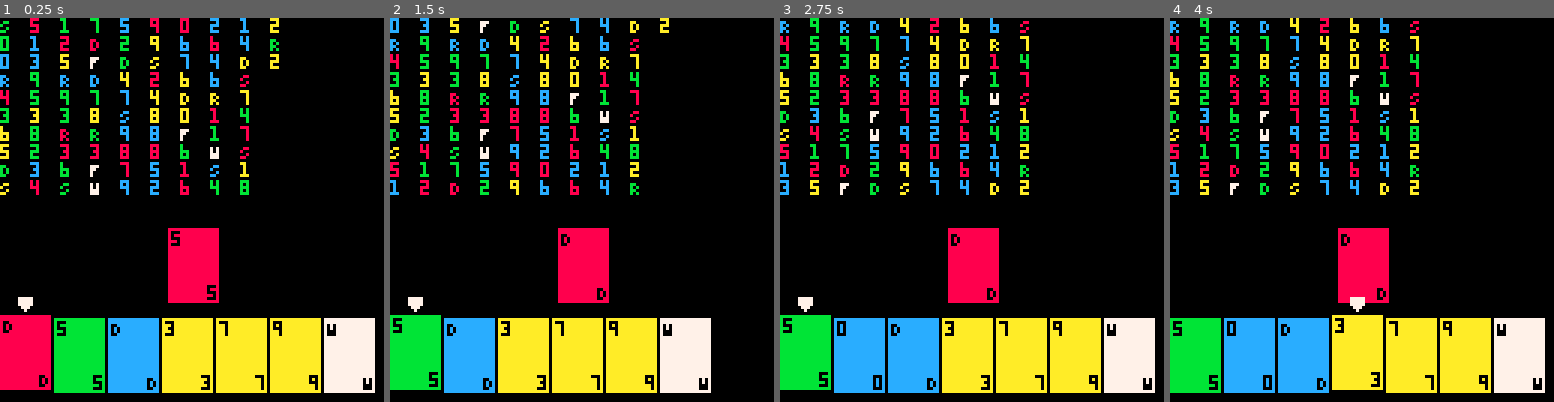
Above: before the commit, frames 1-4 (left to right).
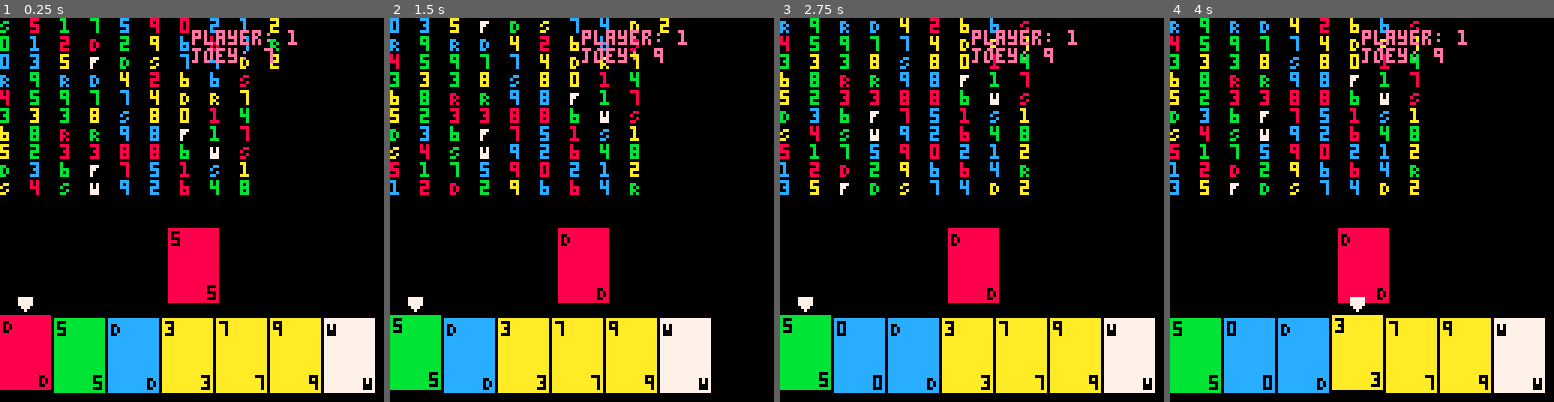
Above: after the commit, the same moments.

Repository: jakeharris/picuno
Game: PICO-8 cartridge carts/picuno.p8
Same seed, same stepped clock (60 frames per second), same inputs: the game is played once before the commit and once after it.
Inputs:
- Up to frame 1 (0.25 s): no input
- Up to frame 2 (1.5 s): tap O (Z key) at 0.33, 0.7, 1.43 s
- Up to frame 3 (2.75 s): hold Left 1.97-2.37 s; tap O (Z key) at 2.22 s; hold Down from 2.42 s (still down)
- Up to frame 4 (4 s): release Down at 2.82 s; hold Right 2.87-3.53 s; tap O (Z key) at 3.1, 3.98 s; hold Up from 3.58 s (still down)

The runs differ from the first frame. In frame 1, 0.7% of the frame differs, in the area x 50-78%, y 3-12%; in frame 2, 0.7%; in frame 3, 0.7%; in frame 4, 0.7%.

Commit message:
Debug strings...

Diff:
--- a/carts/picuno.p8
+++ b/carts/picuno.p8
@@ -81,6 +81,8 @@
       wait = 0
     else wait += 1 end
   end
+  debug_string = 'player: '..current_player..'\n'
+  debug_string ..= 'joey: '..#hands[2]..'\n'
 end
 
 function _draw()
